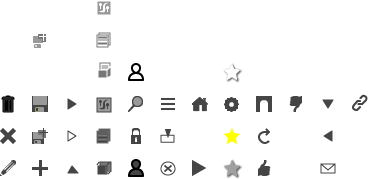
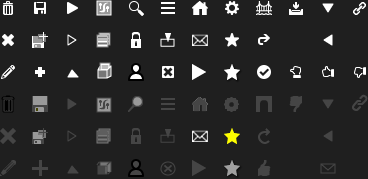
Layer changes from the first 368×179 image to the second:
added layer "Black" over [0, 0, 368, 179]
